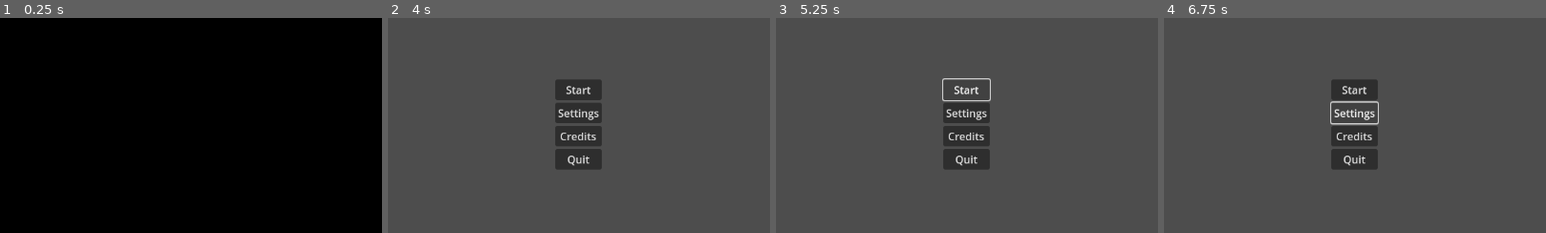
Above: before the commit, frames 1-4 (left to right).
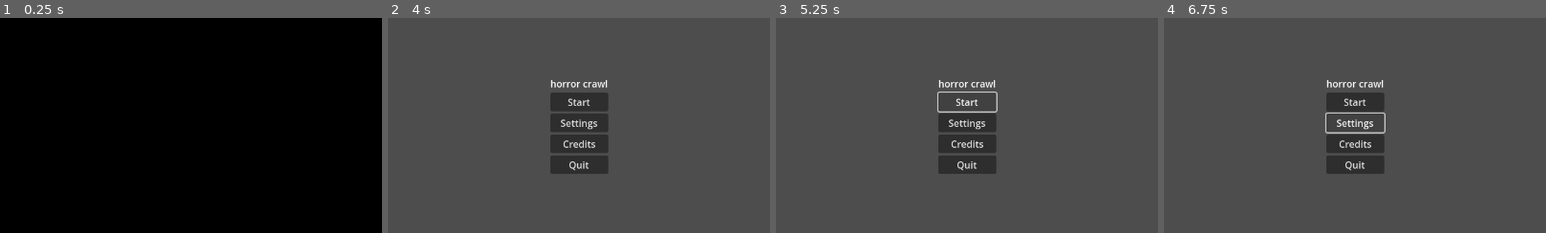
Above: after the commit, the same moments.

Repository: ACristoff/horrorcrawl
Game: Godot game, scene res://Lib/Game_Manager/game_manager.tscn
Two runs of this game, one before a commit and one after it. Both use one fixed random seed, a clock stepped at 60 frames per second and the inputs below. Sound files missing from this copy of the repository are replaced by a short silence.
Inputs:
- Up to frame 1 (0.25 s): no input
- Up to frame 2 (4 s): tap Enter at 0.5, 2, 3.5 s; tap Space at 1.25, 2.75 s
- Up to frame 3 (5.25 s): click "Start" at 4.25 s; click "Start" at 5 s
- Up to frame 4 (6.75 s): click "Start" at 5.75 s; click "Settings" at 6.5 s
The pictures show only the part of the screen within x 25-75%, y 25-75%; the shares and areas given below are measured in that part.
In our replay, the window is 799x449 before the commit and 800x450 after it. These sizes can differ from the game's own. Grey fills any space a smaller window leaves; there, only what the larger window draws over its background counts as a difference.

The runs differ from the first frame. In frame 1, only the window size differs. In frame 2, 3.4% of the frame differs, in the area x 42-58%, y 28-73%; in frame 3, 3.1%; in frame 4, 3.4%.

Commit message:
config project

Diff:
--- a/UI/Menus/Main_Menu/main_menu.tscn
+++ b/UI/Menus/Main_Menu/main_menu.tscn
@@ -35,6 +35,10 @@
 grow_horizontal = 2
 grow_vertical = 2
 
+[node name="Label" type="Label" parent="Control/VBoxContainer"]
+layout_mode = 2
+text = "horror crawl"
+
 [node name="Start" type="Button" parent="Control/VBoxContainer"]
 layout_mode = 2
 text = "Start"
--- a/project.godot
+++ b/project.godot
@@ -10,7 +10,7 @@
 
 [application]
 
-config/name="godot-library"
+config/name="horror-crawl"
 run/main_scene="uid://dpd3hr3oj8eku"
 config/features=PackedStringArray("4.4", "Forward Plus")
 config/icon="res://icon.svg"
@@ -27,3 +27,8 @@
 [debug]
 
 gdscript/warnings/unused_signal=0
+
+[display]
+
+window/size/viewport_width=1280
+window/size/viewport_height=720
